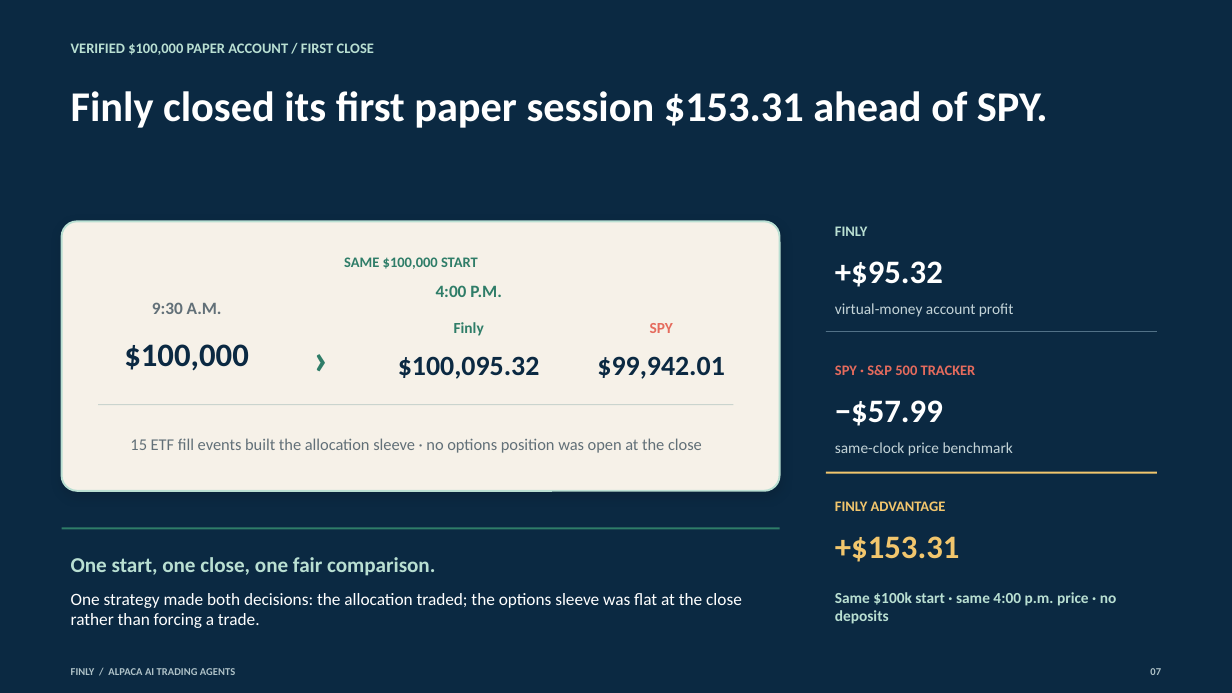
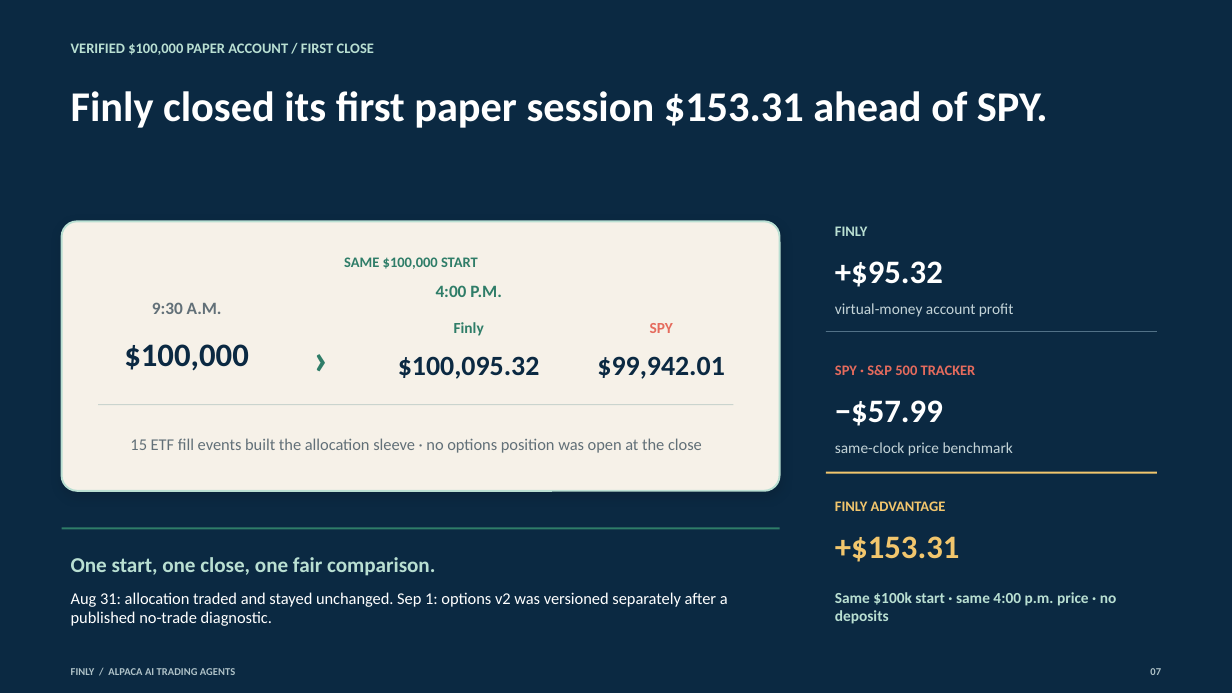
Before and after one commit to owlsowo/finly-bot, a slide deck: slide 7 of public/judge/Finly_Consulting_Deck.pptx. Drawn at 1232x693 pixels with LibreOffice and Linux fonts; fonts in the diff are those of the drawing. Boxes give left, top, right and bottom in pixels: in the first picture for what was removed or moved away, otherwise in the second. Text is boxed around its words. In the diff, an @@ line names an element or a change of style, - is before the commit and + after.

Commit message:
Finalize options-track submission package

```diff
--- a/public/judge/Finly_Consulting_Deck.pptx
+++ b/public/judge/Finly_Consulting_Deck.pptx
@@ text at [71, 592, 728, 626]: text changed; size 13.5 to 12.8 pt @@
-One strategy made both decisions: the allocation traded; the options sleeve was flat at the close rather than forcing a trade.
+Aug 31: allocation traded and stayed unchanged. Sep 1: options v2 was versioned separately after a published no-trade diagnostic.
```
Also in this commit, not shown: 4 other slides changed, 1 slide added, 1 slide removed, 29 other files.
